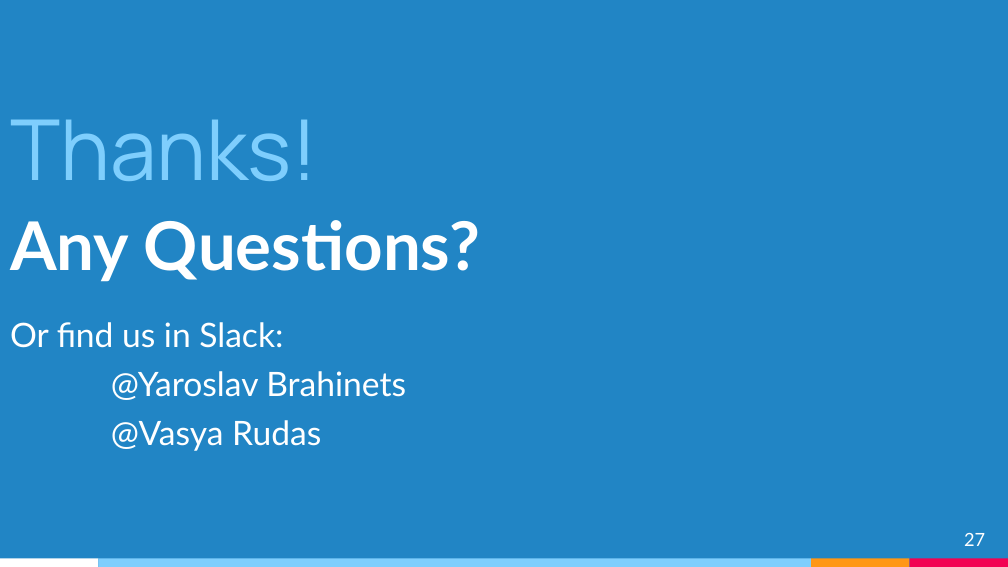
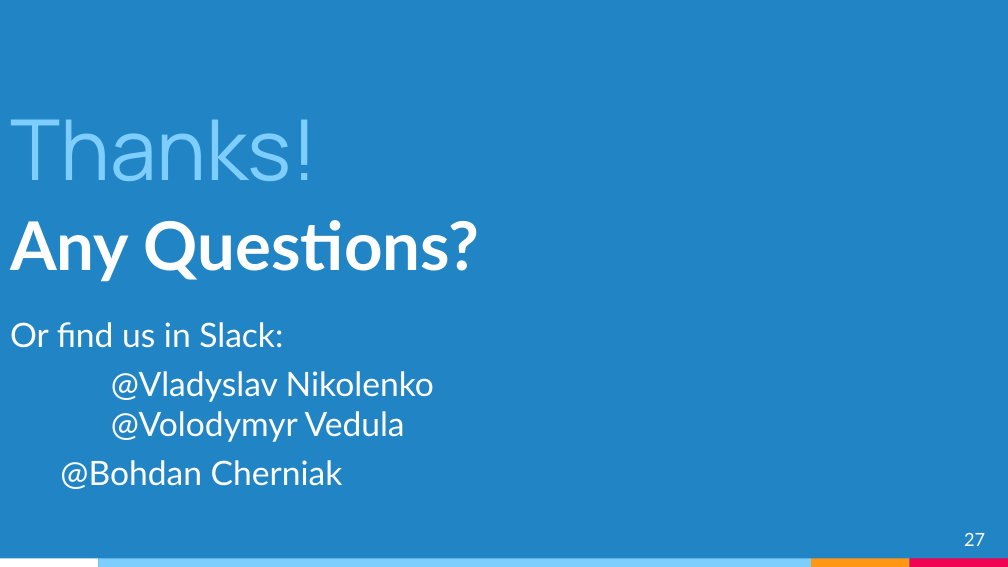
Before and after one commit to brahinets/GeekHub-J4W-11, a slide deck: slide 27 of Lectures/Lesson 18 - REST API.pptx. Drawn at 1008x567 pixels with LibreOffice and Linux fonts; fonts in the diff are those of the drawing. Boxes give left, top, right and bottom in pixels: in the first picture for what was removed or moved away, otherwise in the second. Text is boxed around its words. In the diff, an @@ line names an element or a change of style, - is before the commit and + after.

```diff
--- a/Lectures/Lesson 18 - REST API.pptx
+++ b/Lectures/Lesson 18 - REST API.pptx
@@ text at [60,371,434,489]: text changed @@
-@Yaroslav Brahinets
-@Vasya Rudas
+@Vladyslav Nikolenko
+@Volodymyr Vedula
+@Bohdan Cherniak
```
Also in this commit, not shown: 1 other slide changed, 1 other file.
